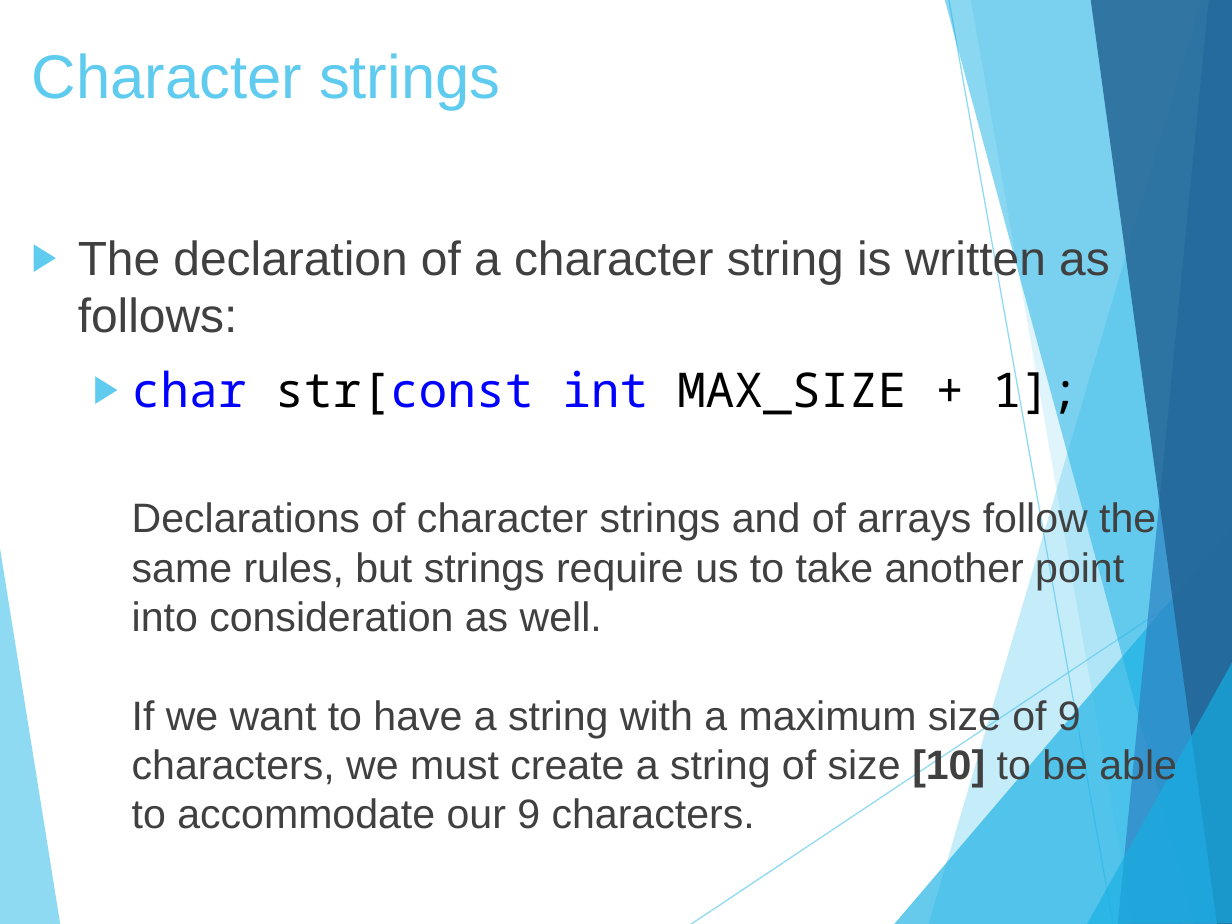
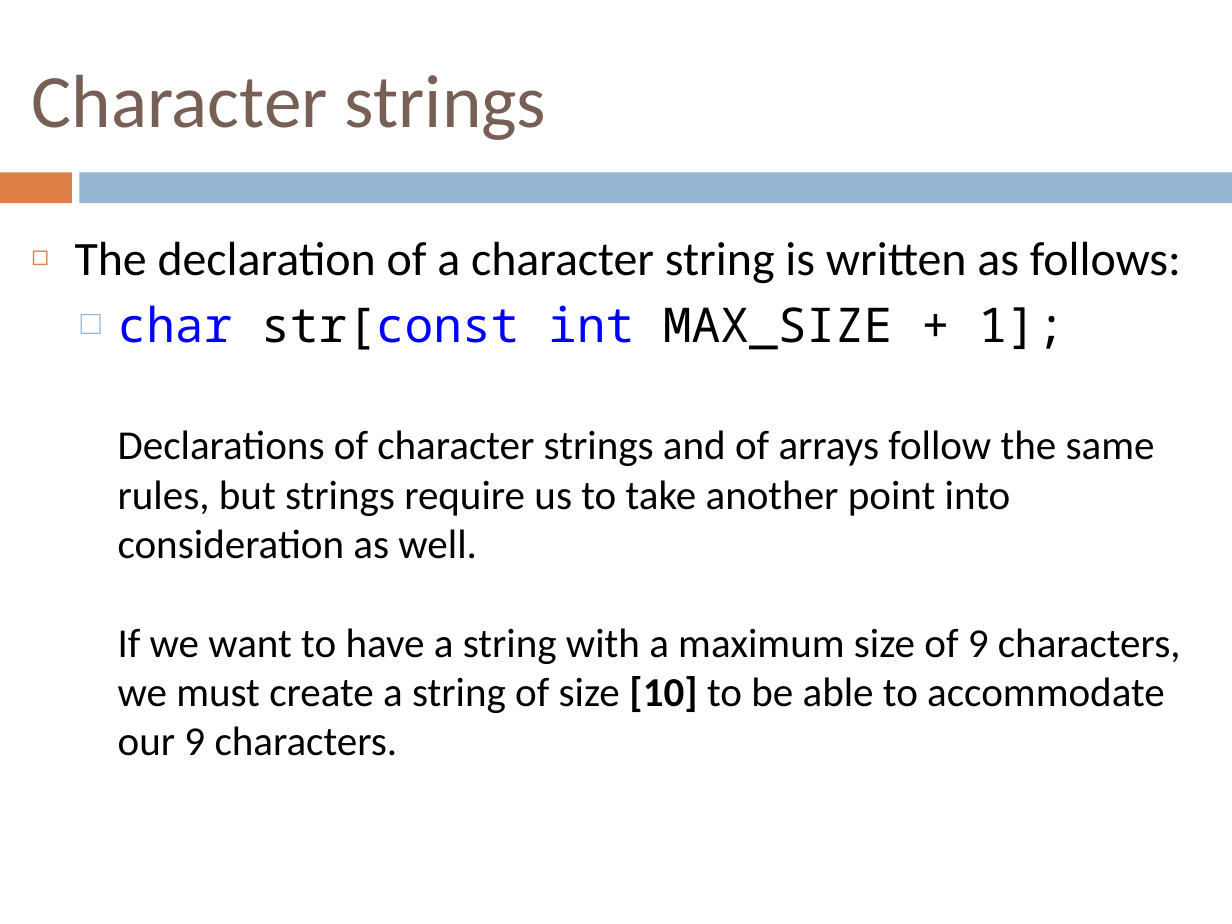
Before and after one commit to Binarianz/Dataons, a slide deck: slide 4 of ISI/ISI-C++/ClassNotes/D02. 07. Character strings.pptx. Drawn at 1232x924 pixels with LibreOffice and Linux fonts; fonts in the diff are those of the drawing. Boxes give left, top, right and bottom in pixels: in the first picture for what was removed or moved away, otherwise in the second. Text is boxed around its words. In the diff, an @@ line names an element or a change of style, - is before the commit and + after.

```diff
--- a/ISI/ISI-C++/ClassNotes/D02. 07. Character strings.pptx
+++ b/ISI/ISI-C++/ClassNotes/D02. 07. Character strings.pptx
@@ title "Character strings" at box(31, 74, 547, 140): size 36 to 44 pt, font Arial to Calibri, text colour #5FCBEF to #775F55; vertical alignment top to middle @@
@@ rectangle added at box(0, 172, 71, 203), fill #DD8047 @@
@@ rectangle added at box(80, 172, 1232, 203), fill #94B6D2 @@
@@ text "The declaration of a character ..." at box(75, 241, 1181, 756): font Arial to Calibri, text colour #404040 to #000000; bullet ▶ to ◻; less space between paragraphs; bullet colour #5FCBEF to #DD8047; bullet ▶ to □; bullet colour #5FCBEF to #94B6D2; indent changed @@
@@ group removed at box(0, 0, 1232, 924): 8 freeform shapes, 2 lines @@
```
Also in this commit, not shown: 32 other slides changed, 2 other files.
